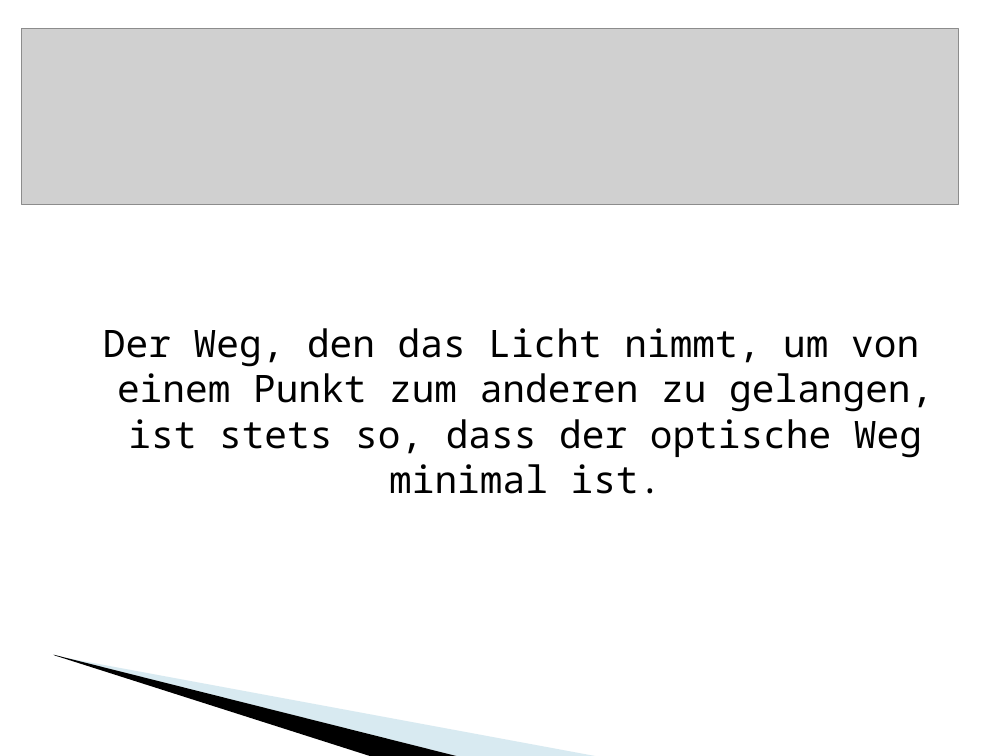
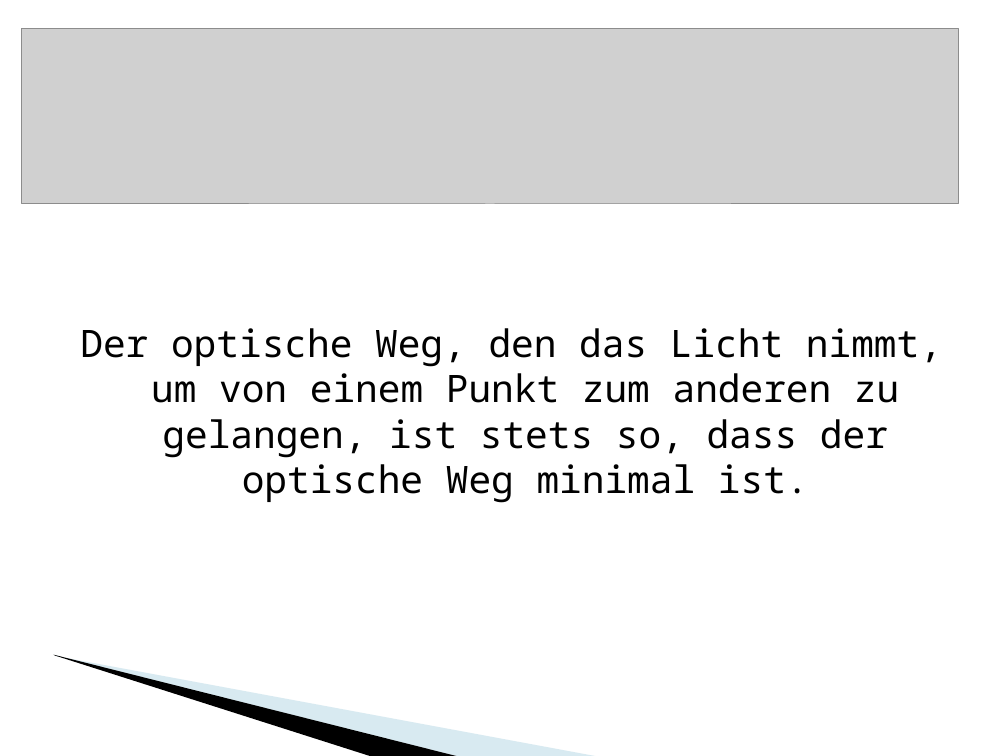
Before and after one commit to priedel/Optimierung, a slide deck: slide 5 of aufgaben/Brechung/presentation/Fermatsches Prinzip.ppt. Drawn at 1008x756 pixels with LibreOffice and Linux fonts; fonts in the diff are those of the drawing; grey boxes stand for pictures; background and template pictures are left out. Boxes give left, top, right and bottom in pixels: in the first picture for what was removed or moved away, otherwise in the second. Text is boxed around its words. In the diff, an @@ line names an element or a change of style, - is before the commit and + after.

```diff
--- a/aufgaben/Brechung/presentation/Fermatsches Prinzip.ppt
+++ b/aufgaben/Brechung/presentation/Fermatsches Prinzip.ppt
@@ text at box(80, 328, 942, 503): text changed @@
-Der Weg, den das Licht nimmt, um von einem Punkt zum anderen zu gelangen, ist stets so, dass der optische Weg minimal ist.
+Der optische Weg, den das Licht nimmt, um von einem Punkt zum anderen zu gelangen, ist stets so, dass der optische Weg minimal ist.
```
Also in this commit, not shown: 1 other slide changed, 1 slide added, 1 slide removed, 3 other files.
